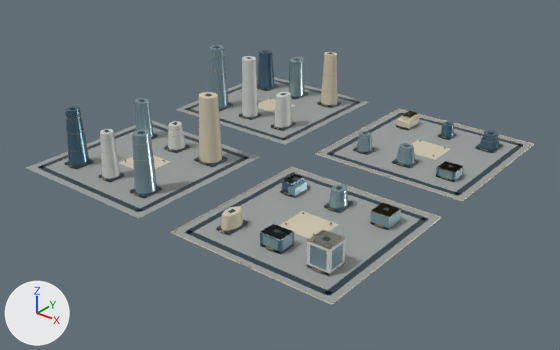
Two versions of the glTF model web/public/assets/3d/ampliworld/GC-CITY-2030/GC-TILE-07-12.glb, one commit apart.
Before and after are seen from a camera (50 mm lens) standing at (-2087.0, 1831.0, 674.0) and looking at (-2984.0, 2953.0, -22.0). The axes (+X, +Y, +Z) are drawn at lower left. The lights are the same throughout. The picture after the commit comes second. Where no turn or scale is listed for an object, it has been applied to the vertices. Vertices at exactly the same position are counted once.

Objects in the first picture: 'GC-TILE-07-12-blue', 'GC-TILE-07-12-dark', 'GC-TILE-07-12-glass', 'GC-TILE-07-12-gold', 'GC-TILE-07-12-ivory', 'GC-TILE-07-12-paving', 'GC-TILE-07-12-white'.
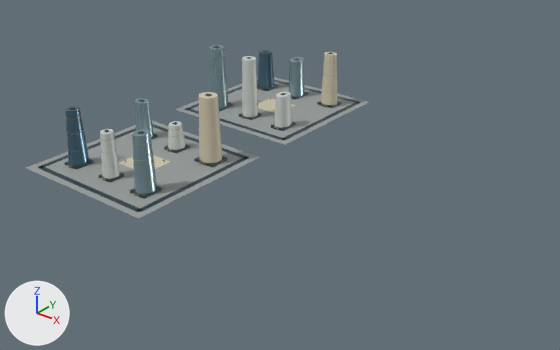
What the commit changed:
me_mesh_0 is used by ob_gc_tile_07_12_paving; location (0.0, 0.0, 0.0).
me_mesh_0 had 32 vertices, 48 faces and spanned x -3379.0..-2621.0, y 2621.0..3379.0, z 0.0.
me_mesh_0 now has 16 vertices, 24 faces and spans x -3379.0..-3041.0, y 2621.0..3379.0, z 0.0.
me_mesh_0 part 1: the loose piece of 8 vertices spanning x -2959.0..-2621.0, y 3041.0..3379.0, z 0.0 is deleted.
me_mesh_0 part 2: the loose piece of 8 vertices spanning x -2959.0..-2621.0, y 2621.0..2959.0, z 0.0 is deleted.
me_mesh_1 is used by ob_gc_tile_07_12_dark; location (0.0, 0.0, 0.0).
me_mesh_1 had 512 vertices, 768 faces and spanned x -3364.0..-2636.0, y 2636.0..3364.0, z 0.0..150.0.
me_mesh_1 now has 256 vertices, 384 faces and spans x -3364.0..-3056.0, y 2636.0..3364.0, z 0.0..150.0.
me_mesh_1 part 3: 32 loose pieces with 256 vertices, spanning x -2944.0..-2636.0, y 2636.0..3364.0, z 0.0..51.0, are deleted.
me_mesh_2 is used by ob_gc_tile_07_12_ivory; location (0.0, 0.0, 0.0).
me_mesh_2 had 194 vertices, 312 faces and spanned x -3250.0..-2620.0, y 2620.0..3380.0, z 0.0..143.0.
me_mesh_2 now has 60 vertices, 104 faces and spans x -3250.0..-3086.0, y 2754.0..3320.0, z 0.0..143.0.
me_mesh_2 part 4: 15 loose pieces with 134 vertices, spanning x -2960.0..-2620.0, y 2620.0..3380.0, z 0.0..32.0, are deleted.
me_mesh_5 is used by ob_gc_tile_07_12_blue; location (0.0, 0.0, 0.0).
me_mesh_5 had 112 vertices, 196 faces and spanned x -3332.0..-2670.0, y 2680.0..3325.0, z 0.0..121.0.
me_mesh_5 now has 44 vertices, 80 faces and spans x -3332.0..-3288.0, y 2680.0..3324.0, z 5.0..121.0.
me_mesh_5 part 5: the loose piece of 22 vertices spanning x -2710.0..-2670.0, y 3279.0..3325.0, z 5.0..34.0 is deleted.
me_mesh_5 part 6: the loose piece of 22 vertices spanning x -2803.0..-2777.0, y 3286.0..3318.0, z 5.0..30.0 is deleted.
me_mesh_5 part 7: the loose piece of 8 vertices spanning x -2907.0..-2885.0, y 2862.0..2902.0, z 0.0..24.0 is deleted.
me_mesh_5 part 8: the loose piece of 8 vertices spanning x -2710.0..-2670.0, y 3104.0..3140.0, z 0.0..21.0 is deleted.
me_mesh_5 part 9: the loose piece of 8 vertices spanning x -2812.0..-2768.0, y 2684.0..2720.0, z 0.0..27.0 is deleted.
me_mesh_6 is used by ob_gc_tile_07_12_gold; location (0.0, 0.0, 0.0).
me_mesh_6 had 1444 vertices, 2544 faces and spanned x -3331.0..-2668.0, y 2620.0..3325.0, z 0.0..128.0.
me_mesh_6 now has 888 vertices, 1584 faces and spans x -3331.0..-3088.0, y 2675.0..3325.0, z 4.0..128.0.
me_mesh_6 part 10: 38 loose pieces with 556 vertices, spanning x -2906.0..-2668.0, y 2620.0..3323.0, z 0.0..50.0, are deleted.
me_mesh_7 is used by ob_gc_tile_07_12_glass; location (0.0, 0.0, 0.0).
me_mesh_7 had 298 vertices, 496 faces and spanned x -3333.0..-2668.0, y 2679.0..3327.0, z 0.0..149.0.
me_mesh_7 now has 88 vertices, 160 faces and spans x -3333.0..-3091.0, y 2679.0..3327.0, z 5.0..149.0.
me_mesh_7 part 11: 21 loose pieces with 210 vertices, spanning x -2907.0..-2668.0, y 2681.0..3140.0, z 0.0..44.0, are deleted.
me_mesh_8 is used by ob_gc_tile_07_12_white; location (0.0, 0.0, 0.0).
me_mesh_8 had 112 vertices, 196 faces and spanned x -3229.0..-2668.0, y 2681.0..3146.0, z 0.0..141.0.
me_mesh_8 now has 88 vertices, 160 faces and spans x -3229.0..-3093.0, y 2684.0..3146.0, z 5.0..141.0.
me_mesh_8 part 12: the loose piece of 8 vertices spanning x -2812.0..-2768.0, y 2684.0..2720.0, z 27.0 is deleted.
me_mesh_8 part 13: the loose piece of 8 vertices spanning x -2712.0..-2668.0, y 2681.0..2723.0, z 0.0..50.0 is deleted.
Other edits to the shape of me_mesh_8 do not show in these pictures.

Where the change shows, as pixel boxes (x1, y1, x2, y2) in the pictures (560 x 350 px):
'GC-TILE-07-12-paving', reshaped (32% narrower, 37% shorter)
    before: (26, 77, 533, 304)
    after: (26, 77, 369, 219)
'GC-TILE-07-12-dark', reshaped (33% narrower, 33% shorter)
    before: (38, 46, 524, 296)
    after: (38, 46, 361, 212)
'GC-TILE-07-12-glass', reshaped (47% narrower, 34% shorter)
    before: (132, 45, 462, 270)
    after: (132, 45, 305, 194)
'GC-TILE-07-12-ivory', reshaped (47% narrower, 54% shorter)
    before: (120, 52, 534, 305)
    after: (120, 52, 337, 169)
'GC-TILE-07-12-white', reshaped (22% narrower, 44% shorter)
    before: (100, 56, 345, 276)
    after: (100, 56, 292, 179)
'GC-TILE-07-12-blue', reshaped (52% narrower, 43% shorter)
    before: (65, 50, 499, 254)
    after: (65, 50, 274, 166)
'GC-TILE-07-12-gold', reshaped (37% narrower, 35% shorter)
    before: (65, 55, 498, 272)
    after: (65, 55, 337, 196)
part 1 of me_mesh_0, deleted
    before: (318, 110, 533, 200)
part 2 of me_mesh_0, deleted
    before: (172, 168, 439, 304)
part 3 of me_mesh_1, deleted
    before: (185, 113, 524, 296)
part 4 of me_mesh_2, deleted
    before: (171, 109, 534, 305)
part 5 of me_mesh_5, deleted
    before: (479, 130, 499, 150)
part 6 of me_mesh_5, deleted
    before: (441, 121, 454, 137)
part 7 of me_mesh_5, deleted
    before: (282, 173, 304, 192)
part 8 of me_mesh_5, deleted
    before: (436, 162, 464, 182)
part 9 of me_mesh_5, deleted
    before: (260, 224, 294, 254)
part 10 of me_mesh_6, deleted
    before: (219, 111, 498, 272)
part 11 of me_mesh_7, deleted
    before: (263, 131, 462, 270)
part 12 of me_mesh_8, deleted
    before: (260, 223, 294, 241)
part 13 of me_mesh_8, deleted
    before: (307, 230, 345, 276)
